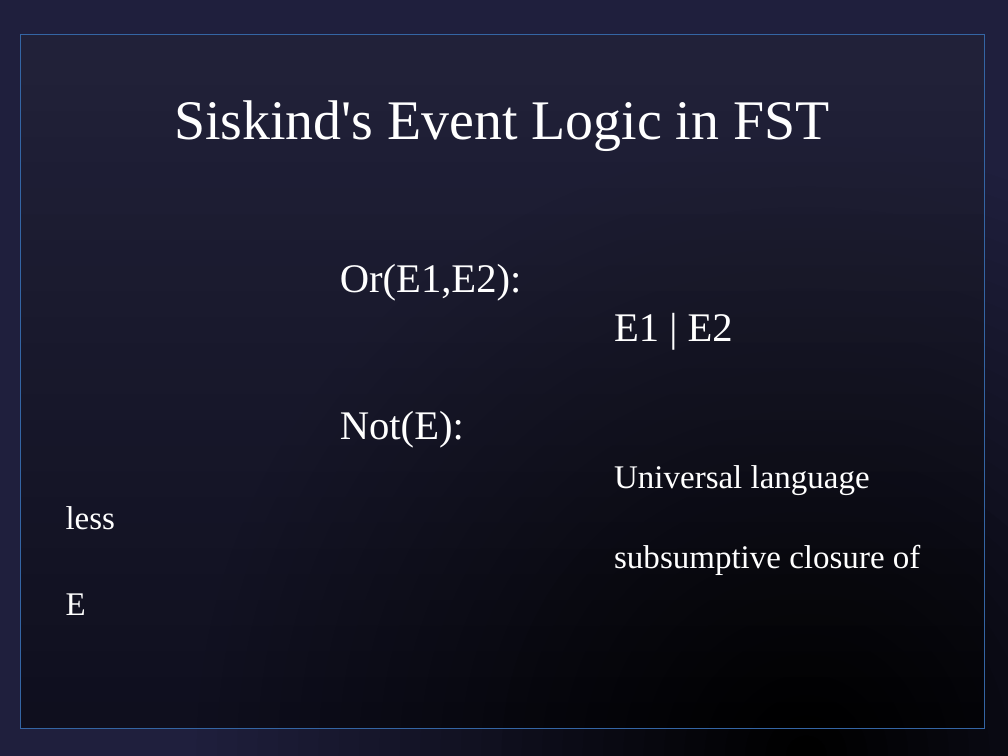
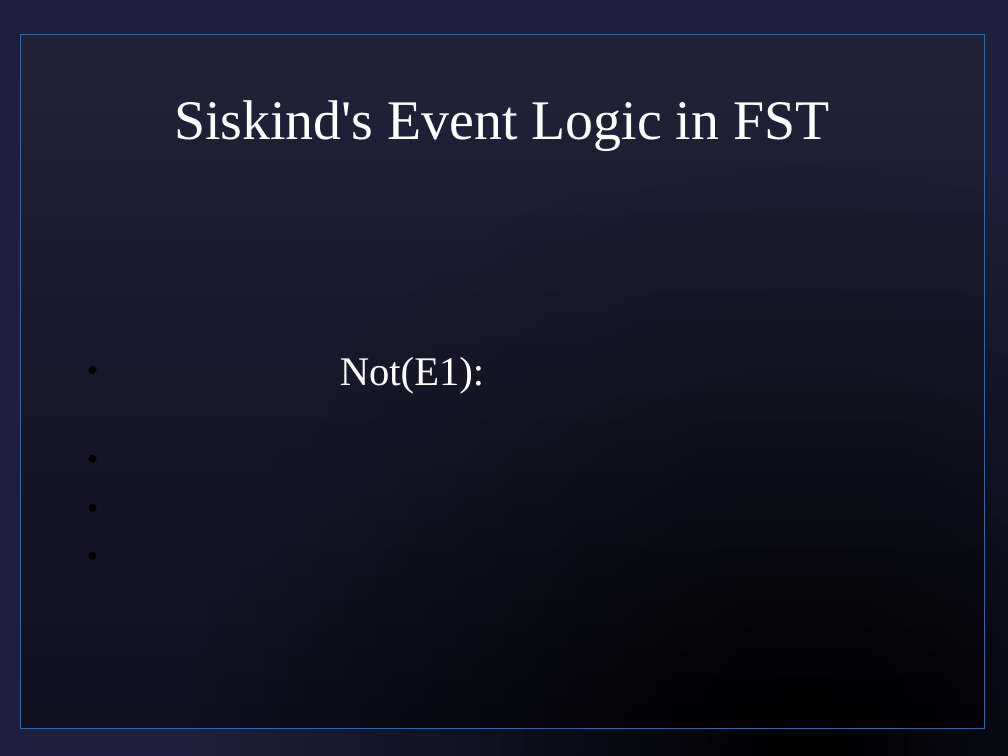
Before and after one commit to sjf/eventlogic, a slide deck: slide 19 of pres1.odp (slide 10 before the commit). Drawn at 1008x756 pixels with LibreOffice and Linux fonts; fonts in the diff are those of the drawing; background and template pictures are left out. Boxes give left, top, right and bottom in pixels: in the first picture for what was removed or moved away, otherwise in the second. Text is boxed around its words. In the diff, an @@ line names an element or a change of style, - is before the commit and + after.

```diff
--- a/pres1.odp
+++ b/pres1.odp
@@ subtitle at (x1=340, y1=357, x2=484, y2=394): text changed; size 26 to 32 pt @@
-Or(E1,E2):
-E1 | E2
-Not(E):
-Universal language less
-subsumptive closure of E
+  ● Not(E1):
```
Also in this commit, not shown: 9 other slides changed, 13 slides added, 2 slides removed, 2 other files.
